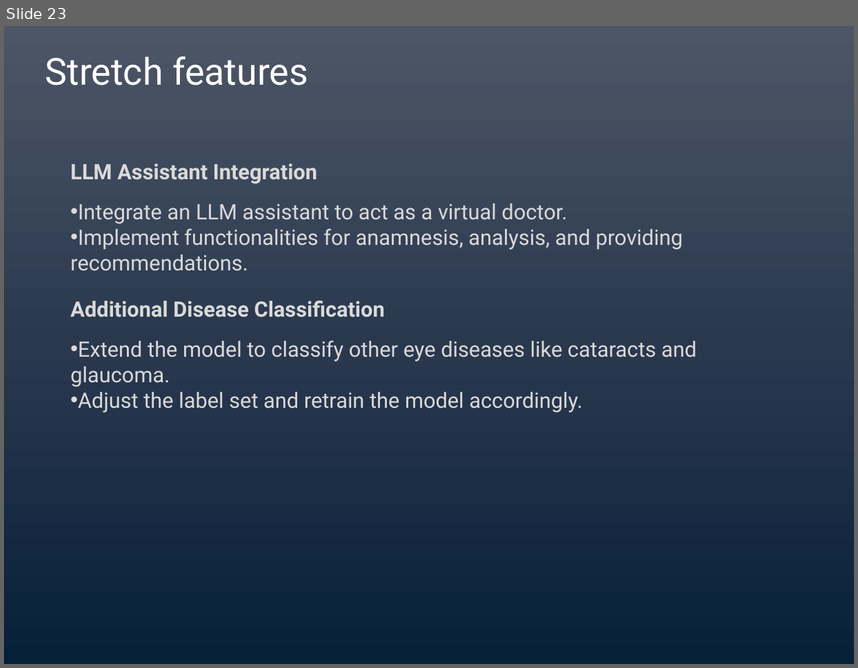
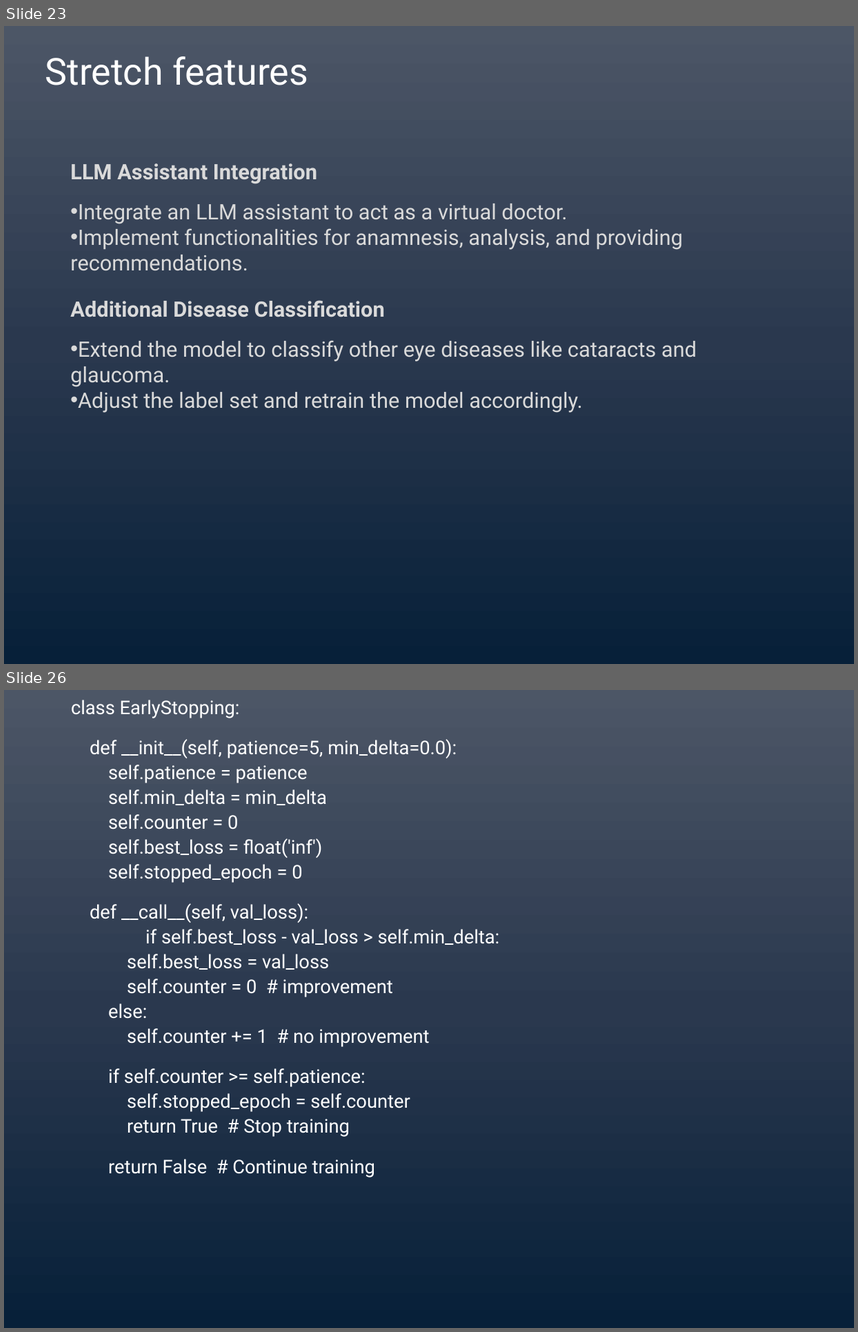
Before and after one commit to lmanov1/DL_DiabeticRetinopathyStagePrediction, a slide deck: presentation/DLStagePredictPresentation.pptx. Shown one above the other, each under a label of ours: slide 23 before the commit, slides 23 and 26 after it; the slides between them are not shown. The pictures are 858x668 and 858x1332 pixels, drawn with LibreOffice and Linux fonts; fonts in the diff are those of the drawing. Boxes give left, top, right and bottom in pixels: in the first picture for what was removed or moved away, otherwise in the second. Text is boxed around its words. In the diff, an @@ line names an element or a change of style, - is before the commit and + after.

```diff
--- a/presentation/DLStagePredictPresentation.pptx
+++ b/presentation/DLStagePredictPresentation.pptx
@@ slide 26 added at box(4, 690, 854, 1328), background gradient #4D5667 to #2B394F to #072139 @@
@@ text added at box(71, 700, 500, 1177), 16 pt, text #FFFFFF @@
+class EarlyStopping:
+def __init__(self, patience=5, min_delta=0.0):
+self.patience = patience
+self.min_delta = min_delta
+self.counter = 0
+self.best_loss = float('inf')
+self.stopped_epoch = 0
+def __call__(self, val_loss):
+if self.best_loss - val_loss > self.min_delta:
+self.best_loss = val_loss
+self.counter = 0 # improvement
+else:
+self.counter += 1 # no improvement
+if self.counter >= self.patience:
+self.stopped_epoch = self.counter
+return True # Stop training
+return False # Continue training
```
Also in this commit, not shown: 13 slides changed, 4 other slides added.
